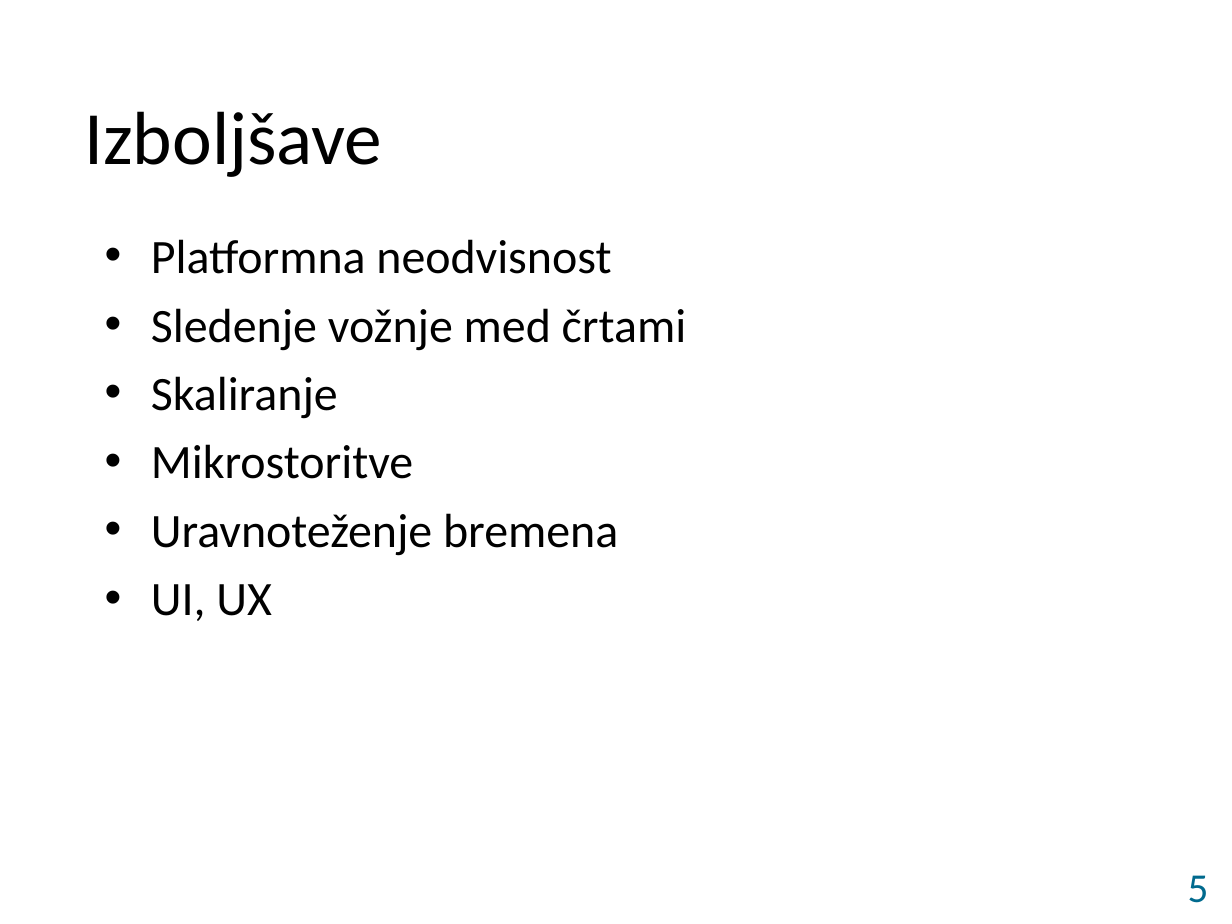
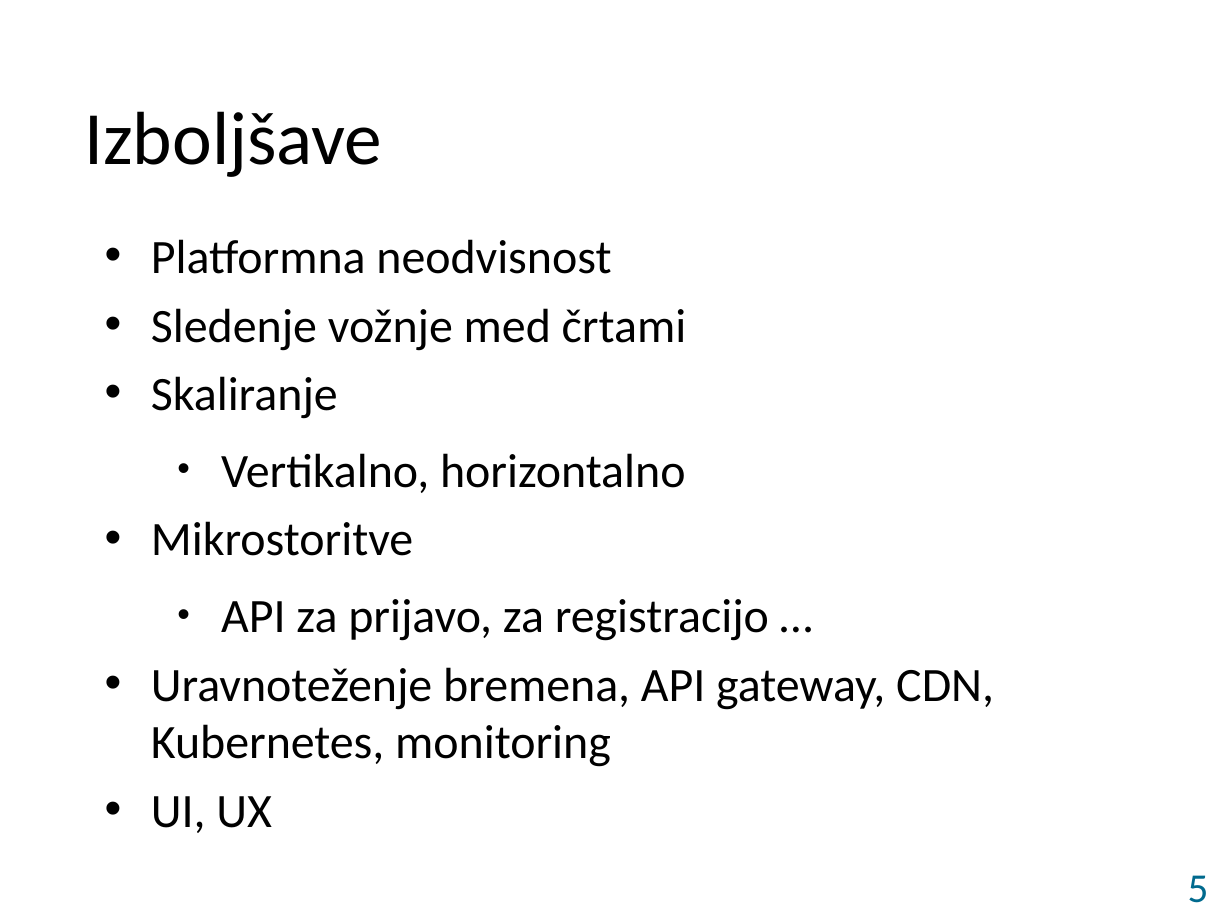
Before and after one commit to david-slatinek/rt21, a slide deck: slide 5 of documents/final-presentation/presentation.odp. Drawn at 1232x924 pixels with LibreOffice and Linux fonts; fonts in the diff are those of the drawing; background and template pictures are left out. Boxes give left, top, right and bottom in pixels: in the first picture for what was removed or moved away, otherwise in the second. Text is boxed around its words. In the diff, an @@ line names an element or a change of style, - is before the commit and + after.

Commit message:
Update presentation

```diff
--- a/documents/final-presentation/presentation.odp
+++ b/documents/final-presentation/presentation.odp
@@ text at (221,453,686,493): paragraph added @@
+  • Vertikalno, horizontalno
@@ text at (151,599,994,767): text changed @@
-• Uravnoteženje bremena
+  • API za prijavo, za registracijo …
+• Uravnoteženje bremena, API gateway, CDN, Kubernetes, monitoring
```
Also in this commit, not shown: 1 other file.
